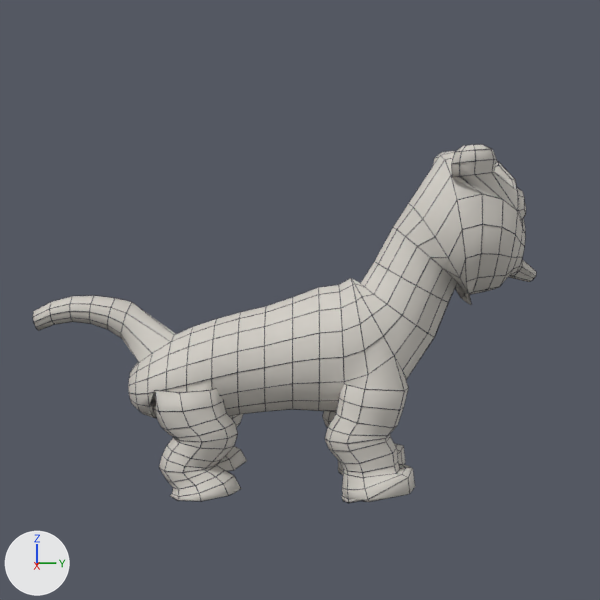
Renders of the Blender file art/blender/lion_cage_qa.blend from each side of a commit.
Before and after are seen from the file's camera 'QACam'. The axes (+X, +Y, +Z) are drawn at lower left. The lights are the same throughout. The older version comes first.

In view in the first picture: 'LionCage'.
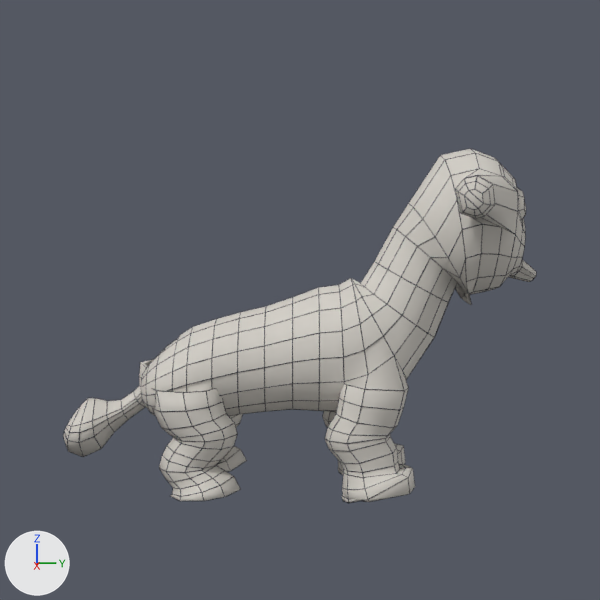
The change, as a list of edits to the scene's bpy script:
```text
Change me_lioncage:
    used by ob_lioncage; location = (0.0, 0.0, 0.0)
    remove me_lioncage.from_pydata(...)  # 961 vertices, 959 faces; spans x -0.236..0.236, y -0.733..0.681, z -0.017..0.945
    add me_lioncage.from_pydata(...)  # 989 vertices, 987 faces; spans x -0.296..0.296, y -0.657..0.681, z -0.017..0.943
    me_lioncage part 1: 263 vertices moved from x -0.224..0.224, y -0.733..-0.149, z 0.053..0.533 to x -0.224..0.224, y -0.554..-0.15, z 0.053..0.42; 54 vertices removed from x -0.232..0.232, y -0.729..-0.14, z -0.002..0.474; 86 vertices added at x -0.232..0.232, y -0.657..-0.141, z -0.002..0.24
    me_lioncage part 2: 16 vertices moved from x -0.218..0.218, y 0.413..0.593, z 0.829..0.906 to x -0.266..0.266, y 0.416..0.592, z 0.789..0.886; 62 vertices removed from x -0.236..0.236, y 0.42..0.596, z 0.803..0.945; 58 vertices added at x -0.296..0.296, y 0.42..0.595, z 0.755..0.865
```

Boxes (x1, y1, x2, y2) around the edits, measured in the pictures (600 x 600 px; the box of a moved part takes in the faces that stretch with it):
'LionCage', reshaped (6% narrower): before (32, 144, 537, 504); after (63, 148, 537, 504)
part 1 of me_lioncage, moved or reshaped: before (32, 295, 247, 502); after (63, 327, 247, 501)
part 2 of me_lioncage, moved or reshaped: before (432, 144, 518, 234); after (455, 153, 518, 234)
